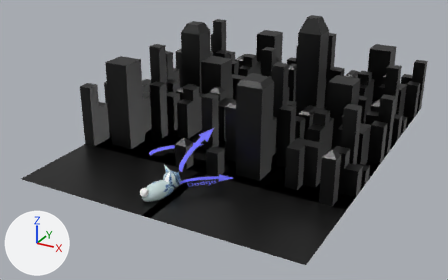
The glTF model models/city.gltf as it was, and as the next commit left it.
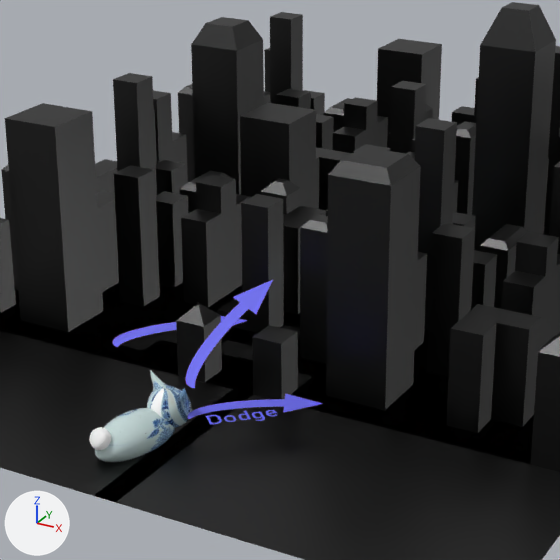
Each version appears first whole from a camera (50 mm lens) standing at (54.5, -77.6, 48.1) and looking at (-0.7, 22.8, -2.1), and next in a close-up on the part from 23% to 74% of the width and 5% to 86% of the height. Lighting does not change. The marker at lower left points along +X, +Y and +Z. Where no turn or scale is listed for an object, it has been applied to the vertices.

The older version as bpy lines, for what is in view:
```python
ob_arrow = bpy.data.objects.new('arrow', me_arrow)
ob_arrow.location = (0.93, 7.14, 0.0)
ob_arrow.rotation_euler = (-0.331, -2.714, -0.0414)  # degrees (-19, -156, -2.4)
ob_arrow.scale = (9.54, 19.6, 10.7)
ob_arrow2 = bpy.data.objects.new('arrow2', me_arrow2)
ob_arrow2.location = (8.49, 3.79, -1.61)
ob_arrow2.rotation_euler = (0.0, 0.0, -0.278)  # degrees (0, 0, -16)
ob_arrow2.scale = (11.6, 11.6, 11.6)
ob_arrow_001 = bpy.data.objects.new('arrow.001', me_arrow_001)
ob_arrow_001.location = (-6.17, 9.11, -0.63)
ob_arrow_001.rotation_euler = (0.158, -2.777, -0.651)  # degrees (9.1, -159, -37)
ob_arrow_001.scale = (9.54, 19.6, 10.7)
ob_body = bpy.data.objects.new('body', me_sphere)
ob_body.location = (-0.53, -0.81, -2.45)
ob_plane = bpy.data.objects.new('Plane', me_plane)
ob_plane.location = (-7.17, 29.36, -1.36)
```
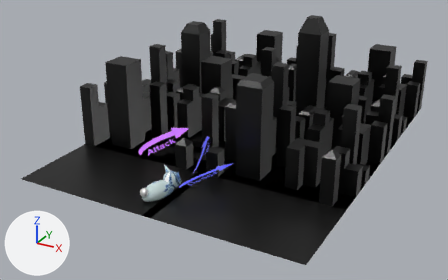
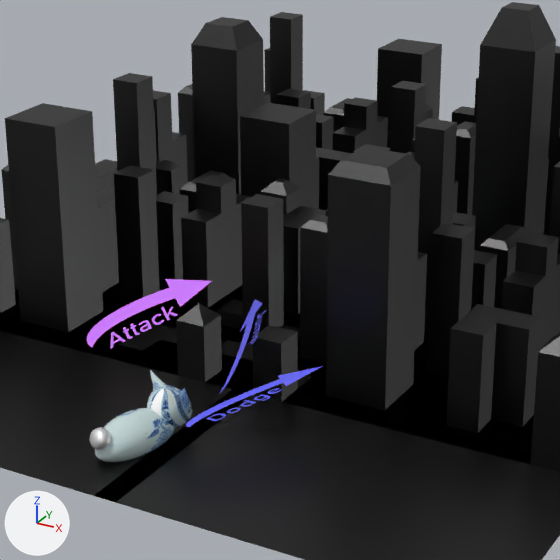
Commit message: arrow color

What differs and where, as boxes [x1, y1, x2, y2] in the close-ups (560 x 560 px):
'arrow.001', recoloured, moved, turned, rescaled
    before: [112, 316, 248, 347]
    after: [87, 279, 212, 348]
'arrow2', recoloured, surface changed, moved, turned, rescaled
    before: [188, 393, 323, 425]
    after: [186, 366, 322, 427]
'arrow', recoloured, moved, turned, rescaled
    before: [186, 280, 273, 388]
    after: [219, 299, 266, 394]

Edits to the bpy script that builds the scene:
```text
Add img_jump:
    img_jump = load_image('jump', '_unpacked/jump', 2100, 1500, 'sRGB')
Add img_attack:
    img_attack = load_image('attack', '_unpacked/attack', 2100, 1500, 'sRGB')
Change mat_material_005:
    mat_material_005.base_color: (1.0, 1.0, 1.0) -> (0.8, 0.8, 0.8)  # white #ffffff -> white #e7e7e7
    mat_material_005.roughness: 1.0 -> 0.5
Change mat_arrow2:
    add mat_arrow2.emission_strength = 1.0
    add mat_arrow2.emission_color = (0.00411, 0.0113, 0.202)  # dark blue #0d1c7c
Add mat_jump:
    mat_jump = principled_material('jump')
    mat_jump.texture = img_jump  # with its transparency
Add mat_attack:
    mat_attack = principled_material('attack')
    mat_attack.texture = img_attack  # with its transparency
    mat_attack.emission_color = (0.487, 0.0305, 0.191)  # pink #b93179
    mat_attack.emission_strength = 1.0
Change me_arrow:
    where me_arrow.from_pydata(...)  # 4 vertices, 2 faces; spans x -0.7..0.7, y -0.5..0.5, z 0.0
    remove me_arrow.materials.append(mat_arrow)  # picture img_arrow
    add me_arrow.materials.append(mat_jump)  # picture img_jump
Change me_arrow_001:
    where me_arrow_001.from_pydata(...)  # 4 vertices, 2 faces; spans x -0.7..0.7, y -0.5..0.5, z 0.0
    remove me_arrow_001.materials.append(mat_arrow_001)  # picture img_arrow
    add me_arrow_001.materials.append(mat_attack)  # picture img_attack
Change ob_arrow:
    ob_arrow.location: (0.93, 7.14, 0.0) -> (0.9, 10.65, 0.0)
    ob_arrow.rotation_euler: (-0.331, -2.714, -0.0414) -> (0.798, -0.494, -0.577)  # degrees (-19, -156, -2.4) -> degrees (46, -28, -33)
    ob_arrow.scale: (9.54, 19.6, 10.7) -> (9.71, 9.71, 9.71)
Change ob_arrow_001:
    ob_arrow_001.location: (-6.17, 9.11, -0.63) -> (-4.96, 10.74, 0.95)
    ob_arrow_001.rotation_euler: (0.158, -2.777, -0.651) -> (0.518, 0.0, 0.0)  # degrees (9.1, -159, -37) -> degrees (30, 0, 0)
    ob_arrow_001.scale: (9.54, 19.6, 10.7) -> (9.11, 9.11, 9.11)
Change ob_arrow2:
    ob_arrow2.location: (8.49, 3.79, -1.61) -> (9.46, 3.59, 1.19)
    ob_arrow2.rotation_euler: (0.0, 0.0, -0.278) -> (0.0, -0.344, 0.0)  # degrees (0, 0, -16) -> degrees (0, -20, 0)
    ob_arrow2.scale: (11.6, 11.6, 11.6) -> (13.0, 13.0, 13.0)
```
